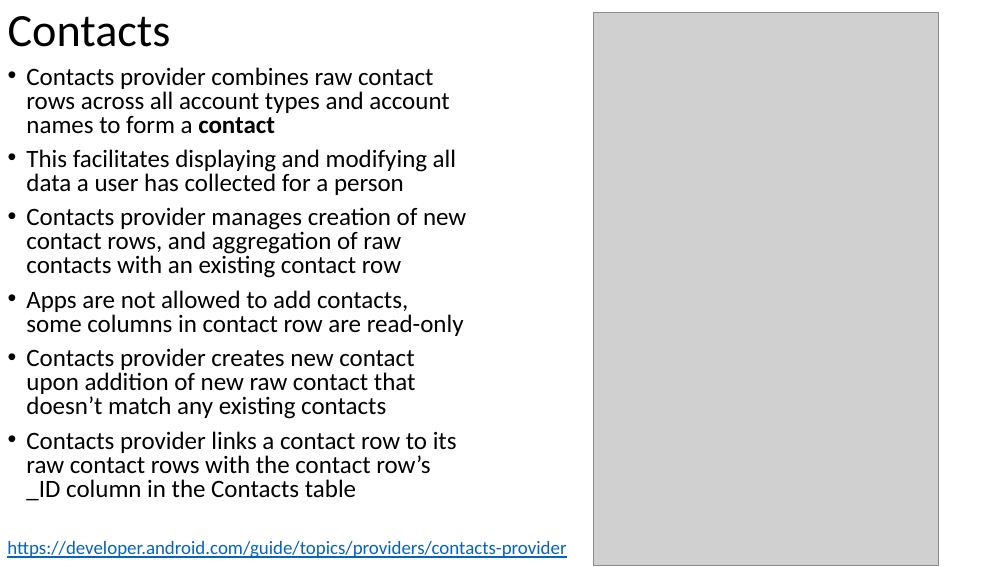
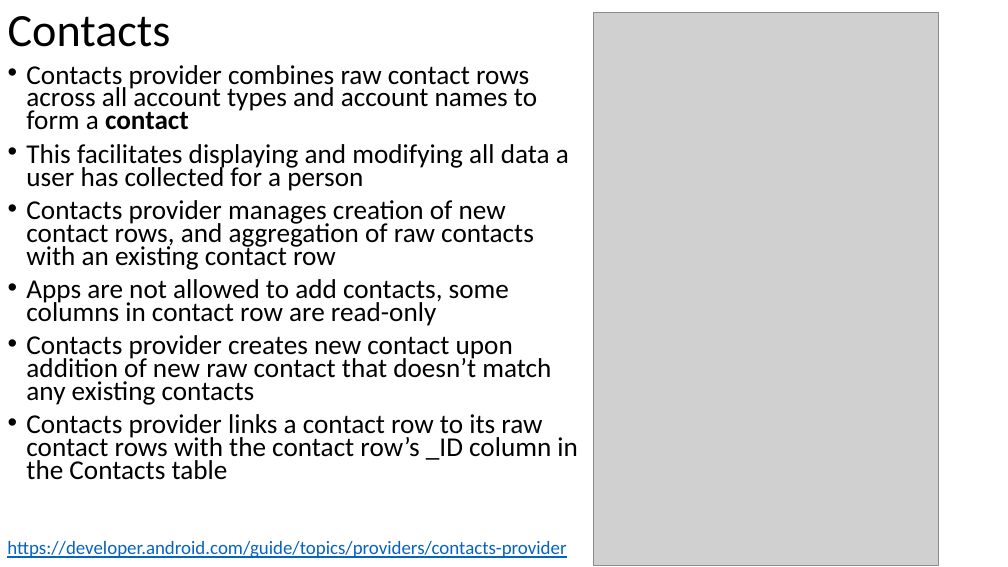
Before and after one commit to russellu/cs230, a slide deck: slide 33 of Lecture_12.pptx. Drawn at 1008x567 pixels with LibreOffice and Linux fonts; fonts in the diff are those of the drawing; grey boxes stand for pictures. Boxes give left, top, right and bottom in pixels: in the first picture for what was removed or moved away, otherwise in the second. Text is boxed around its words. In the diff, an @@ line names an element or a change of style, - is before the commit and + after.

```diff
--- a/Lecture_12.pptx
+++ b/Lecture_12.pptx
@@ text "Contacts provider combines raw contact ..." at (26,65,578,480): size 23.8 to 25.9 pt; line spacing 0.8 to 0.7 @@
```
Also in this commit, not shown: 4 other slides changed.
